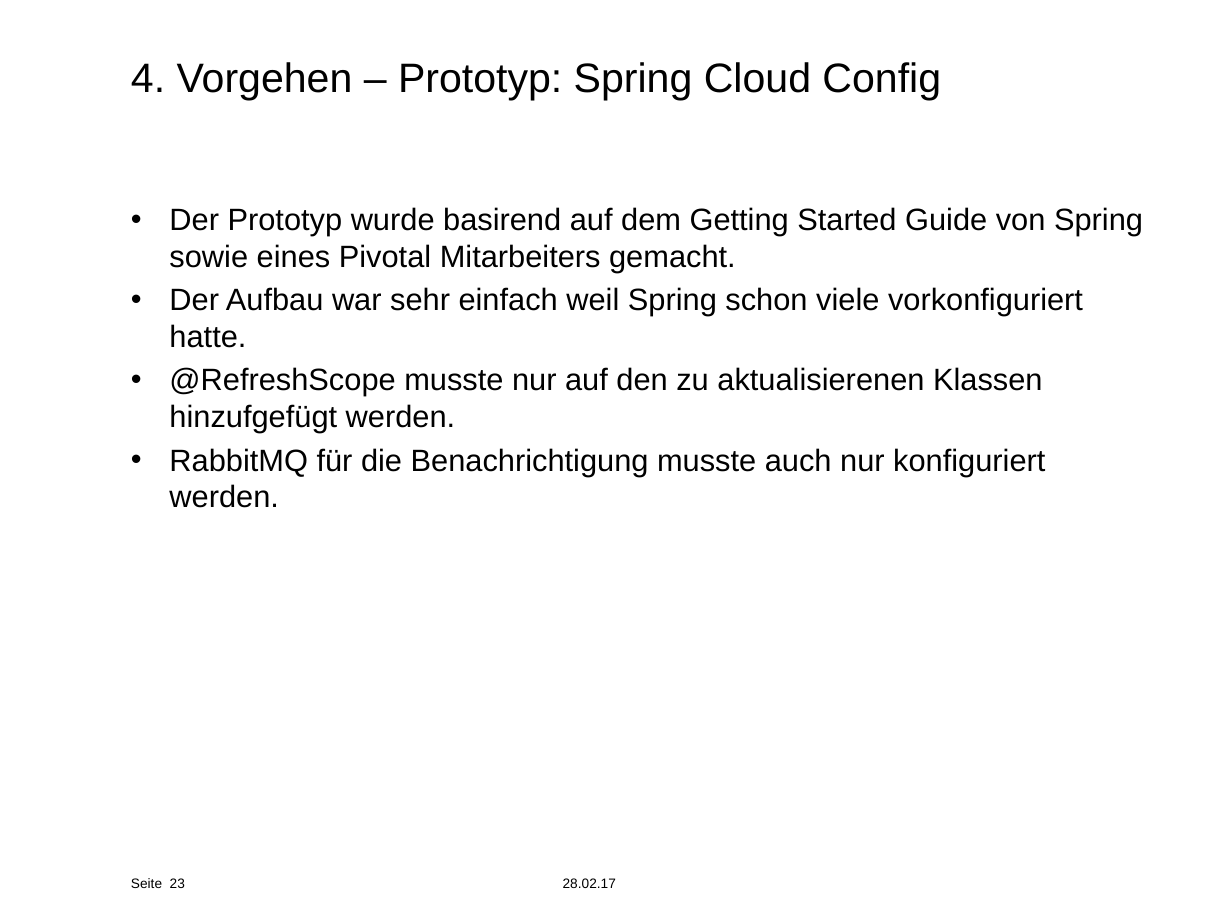
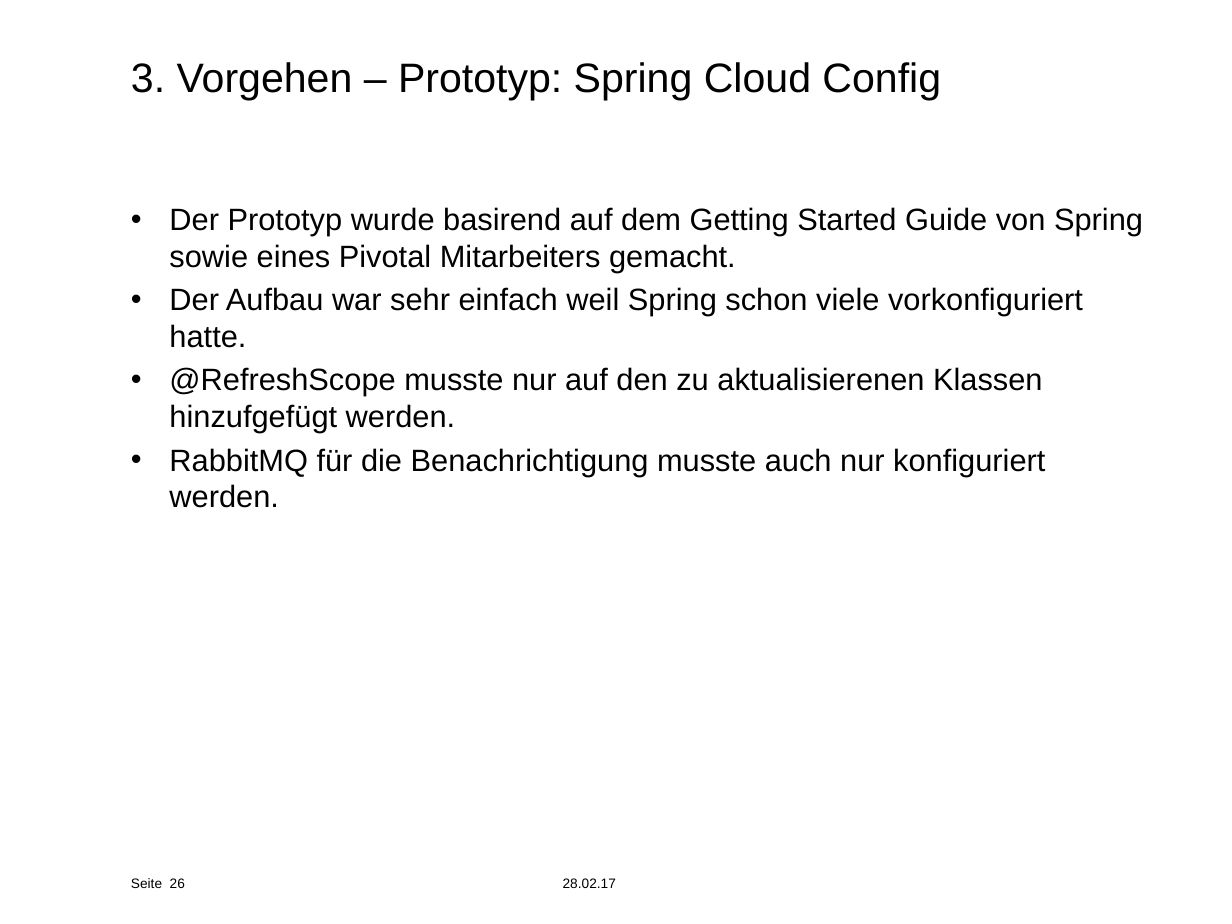
Before and after one commit to effusion/masterthesis, a slide deck: slide 26 of masterthesis_presentation.pptx (slide 23 before the commit). Drawn at 1232x924 pixels with LibreOffice and Linux fonts; fonts in the diff are those of the drawing; background and template pictures are left out. Boxes give left, top, right and bottom in pixels: in the first picture for what was removed or moved away, otherwise in the second. Text is boxed around its words. In the diff, an @@ line names an element or a change of style, - is before the commit and + after.

```diff
--- a/masterthesis_presentation.pptx
+++ b/masterthesis_presentation.pptx
@@ title at [131,62,941,100]: text changed @@
-4. Vorgehen – Prototyp: Spring Cloud Config
+3. Vorgehen – Prototyp: Spring Cloud Config
@@ page number at [170,878,185,888]: text changed @@
-23
+26
```
Also in this commit, not shown: 23 other slides changed, 7 slides added, 1 slide removed, 2 other files.
